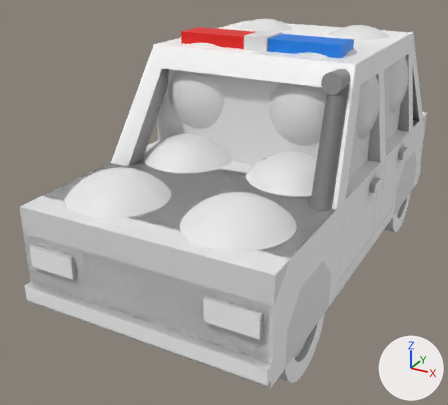
Two versions of the glTF model build/assets/car.glb, one commit apart.
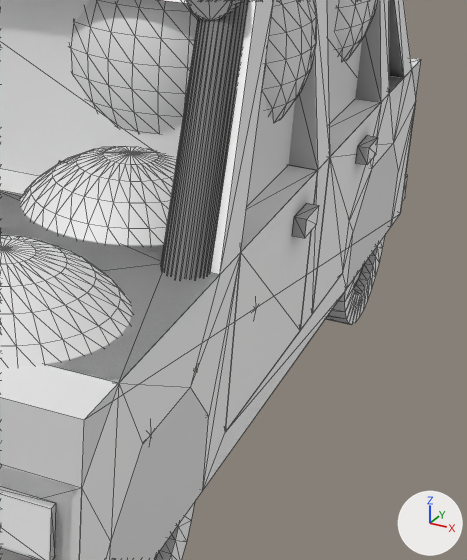
Each version appears first whole from a 50 mm camera at (1.37, -2.99, 1.45) aimed at (-0.15, -0.24, 0.07), and next in a close-up on the part from 53% to 100% of the width and 21% to 84% of the height. Arrows for +X, +Y and +Z are at lower right; the lights stay in place. The close-ups show mesh edges as thin lines. Where no turn or scale is listed for an object, it has been applied to the vertices.

Before the edit, the objects in view are built like this:
```python
me_cube_013 = bpy.data.meshes.new('Cube.013')
me_cube_013.from_pydata(...)  # 22 vertices, 34 faces; spans x -0.112..0.029, y 0.0..0.509, z -0.21..0.21
me_cube_013.materials.append(mat_car)  # picture img_car
me_sphere_013 = bpy.data.meshes.new('Sphere.013')
me_sphere_013.from_pydata(...)  # a UV sphere (32 segments, 16 rings, poles along z) spanning x -0.3..0.3, y -0.3..0.3, z -0.3..0.3
me_sphere_026 = bpy.data.meshes.new('Sphere.026')
me_sphere_026.from_pydata(...)  # a UV sphere (32 segments, 16 rings, poles along z) spanning x -0.306..0.306, y -0.306..0.306, z -0.306..0.306
ob_door_3 = bpy.data.objects.new('door_3', me_cube_013)
ob_door_3.location = (0.612, 0.171, 0.13)
ob_sphere_001 = bpy.data.objects.new('Sphere.001', me_sphere_013)
ob_sphere_001.location = (0.294, -0.033, 0.652)
ob_sphere_010 = bpy.data.objects.new('Sphere.010', me_sphere_026)
ob_sphere_010.location = (0.306, -0.344, 0.151)
# also in view: 'Cube.002' at (0.0, 0.26, 0.62); 'body' at (0.0, -0.04, 0.37); 'Cylinder.002' at (0.49, -0.3, 0.83); 'wheel_fl' at (0.53, -0.86, -0.12); 'Cylinder' at (0.52, -0.52, 0.49)
```
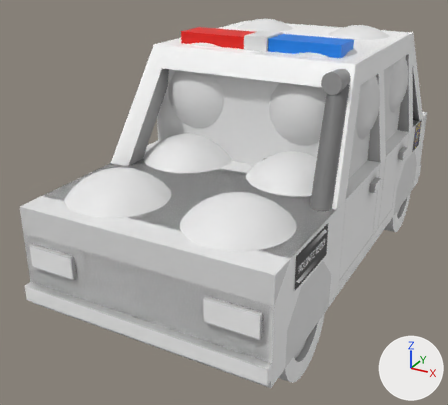
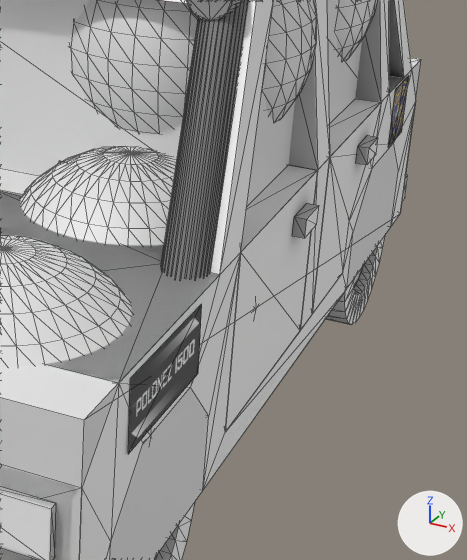
What differs and where, as boxes (x1, y1, x2, y2) in the close-ups (467 x 560 px):
'Plane.002', added
    after: (128, 304, 202, 454)
'Plane', added
    after: (388, 75, 409, 148)

The edits, one by one:
Picture 'logo' (img_logo) is new.
Picture 'California_Highway_Patrol-logo-E9C5799999-seeklogo.com' (img_california_highway_patrol_logo_e9c5799999_seeklogo_com) is new.
Material 'Material.006' (mat_material_006) is new.
Its texture is img_logo.
Material 'Material.004' (mat_material_004) is new.
Its texture is img_california_highway_patrol_logo_e9c5799999_seeklogo_com.
Mesh me_plane_002 is new.
It has 4 vertices, 2 faces and spans x -0.003..0.003, y -0.173..0.173, z -0.076..0.076.
It uses material mat_material_006 (picture img_logo).
Mesh me_plane is new.
It has 4 vertices, 2 faces and spans x 0.0, y -0.081..0.081, z -0.086..0.086.
It uses material mat_material_004 (picture img_california_highway_patrol_logo_e9c5799999_seeklogo_com).
Object 'Plane.002' (ob_plane_002) is new; it shows me_plane_002.
Its location is (0.615, -0.891, 0.249).
Object 'Plane' (ob_plane) is new; it shows me_plane.
Its location is (0.615, 0.923, 0.248).
